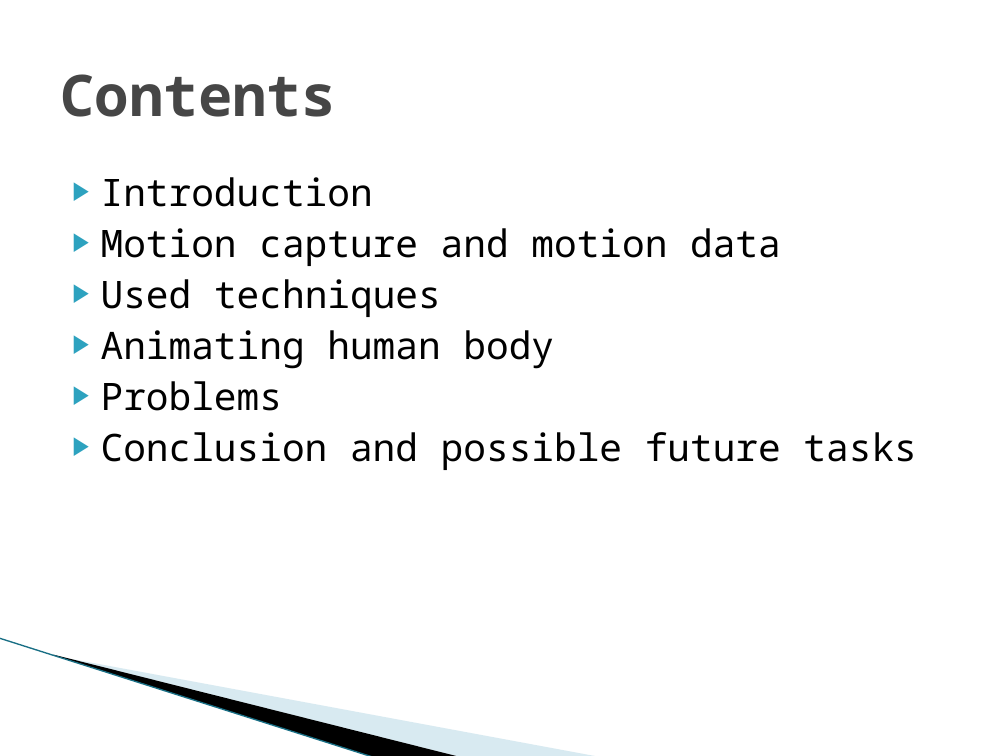
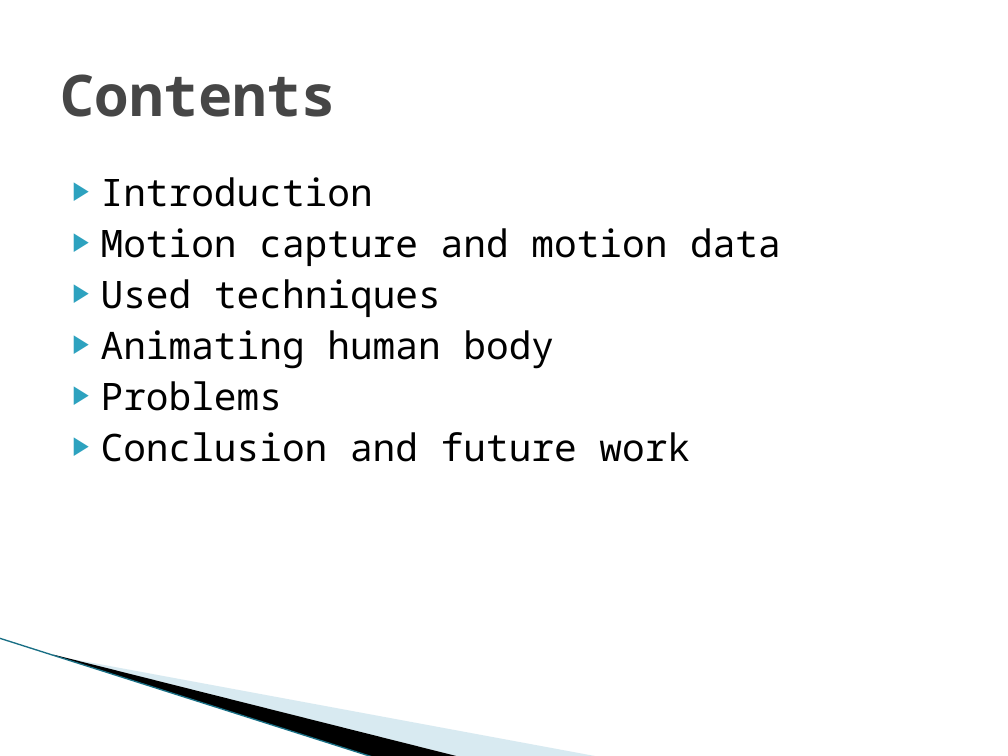
Before and after one commit to hobama/cvg01, a slide deck: slide 2 of docs/Presentation/Presentation.pptx. Drawn at 1008x756 pixels with LibreOffice and Linux fonts; fonts in the diff are those of the drawing; background and template pictures are left out. Boxes give left, top, right and bottom in pixels: in the first picture for what was removed or moved away, otherwise in the second. Text is boxed around its words. In the diff, an @@ line names an element or a change of style, - is before the commit and + after.

```diff
--- a/docs/Presentation/Presentation.pptx
+++ b/docs/Presentation/Presentation.pptx
@@ text at (101, 432, 690, 462): text changed @@
-▶ Conclusion and possible future tasks
+▶ Conclusion and future work
```
Also in this commit, not shown: 4 other slides changed, 4 slides added.
